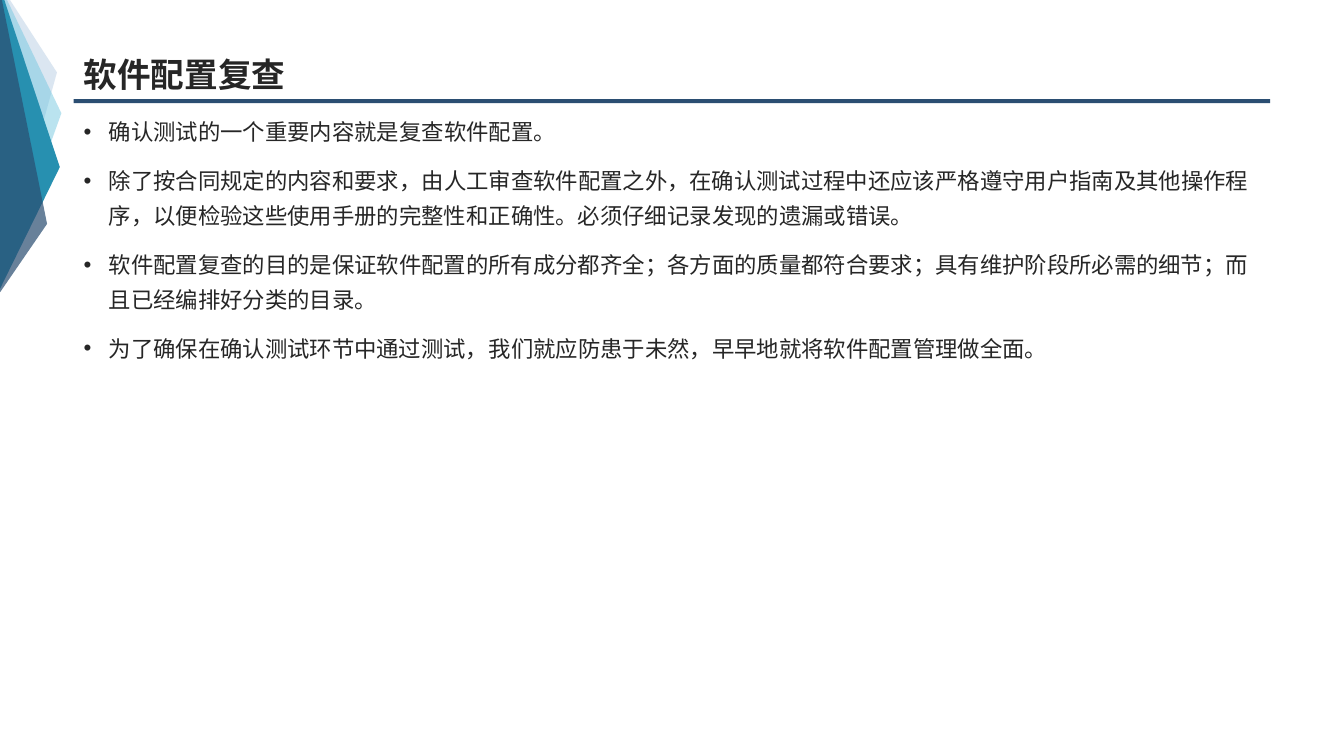
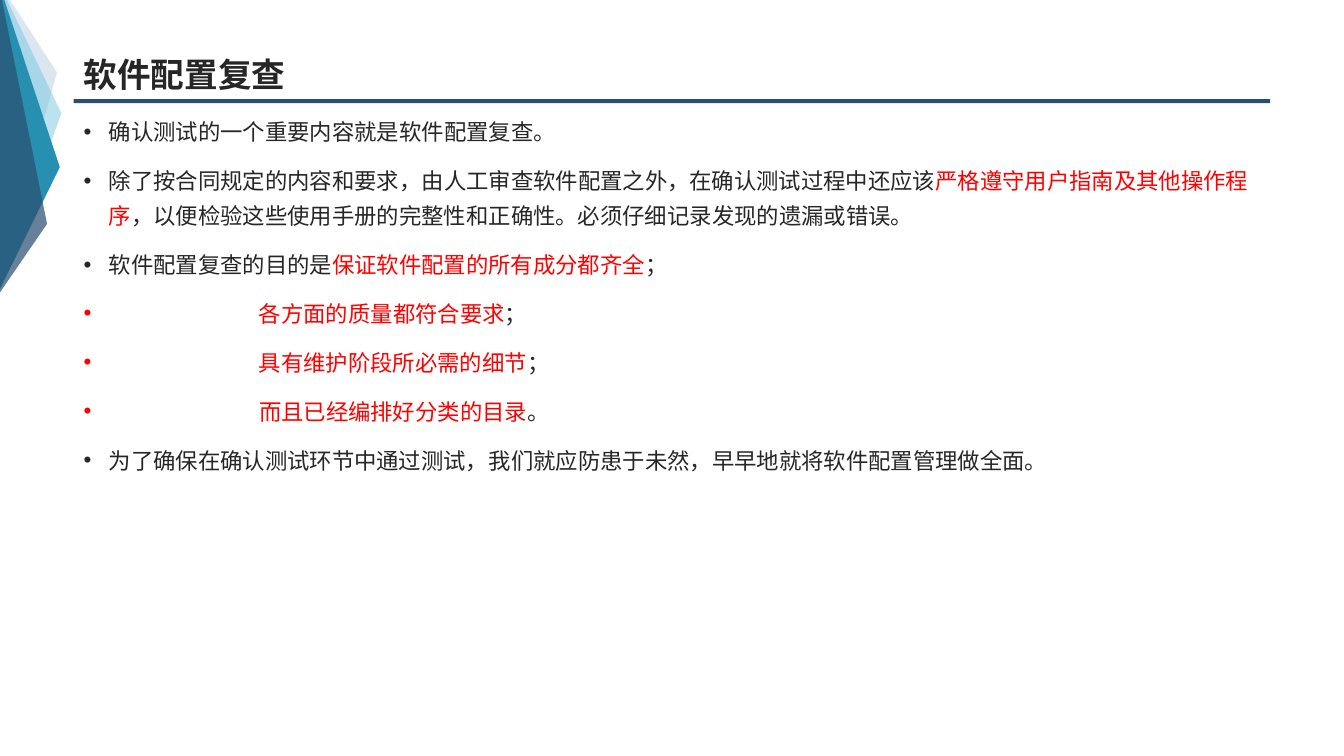
Before and after one commit to group-fourteen/G14-, a slide deck: slide 16 of 翻转课堂/7.5确认测试.ppt (slide 17 before the commit). Drawn at 1344x756 pixels with LibreOffice and Linux fonts; fonts in the diff are those of the drawing. Boxes give left, top, right and bottom in pixels: in the first picture for what was removed or moved away, otherwise in the second. Text is boxed around its words. In the diff, an @@ line names an element or a change of style, - is before the commit and + after.

```diff
--- a/翻转课堂/7.5确认测试.ppt
+++ b/翻转课堂/7.5确认测试.ppt
@@ text at <box>109,121,556,142</box>: text changed @@
-• 确认测试的一个重要内容就是复查软件配置。
+• 确认测试的一个重要内容就是软件配置复查。
@@ text at <box>109,170,1248,226</box>: text colour #262626 to #FF0000 in "除了按合同规定的内容和要求，由人工审查软件配置之外，在确认测试过程中还应该严格遵守用户指南及其他操作程序，以便检验这些使 ..." @@
@@ text at <box>109,254,668,422</box>: text changed; text colour #262626 to #FF0000 @@
-• 软件配置复查的目的是保证软件配置的所有成分都齐全；各方面的质量都符合要求；具有维护阶段所必需的细节；而且已经编排好分类的目录。
+• 软件配置复查的目的是保证软件配置的所有成分都齐全；
+• 各方面的质量都符合要求；
+• 具有维护阶段所必需的细节；
+• 而且已经编排好分类的目录。
```
Also in this commit, not shown: 20 other slides changed, 1 slide removed.
